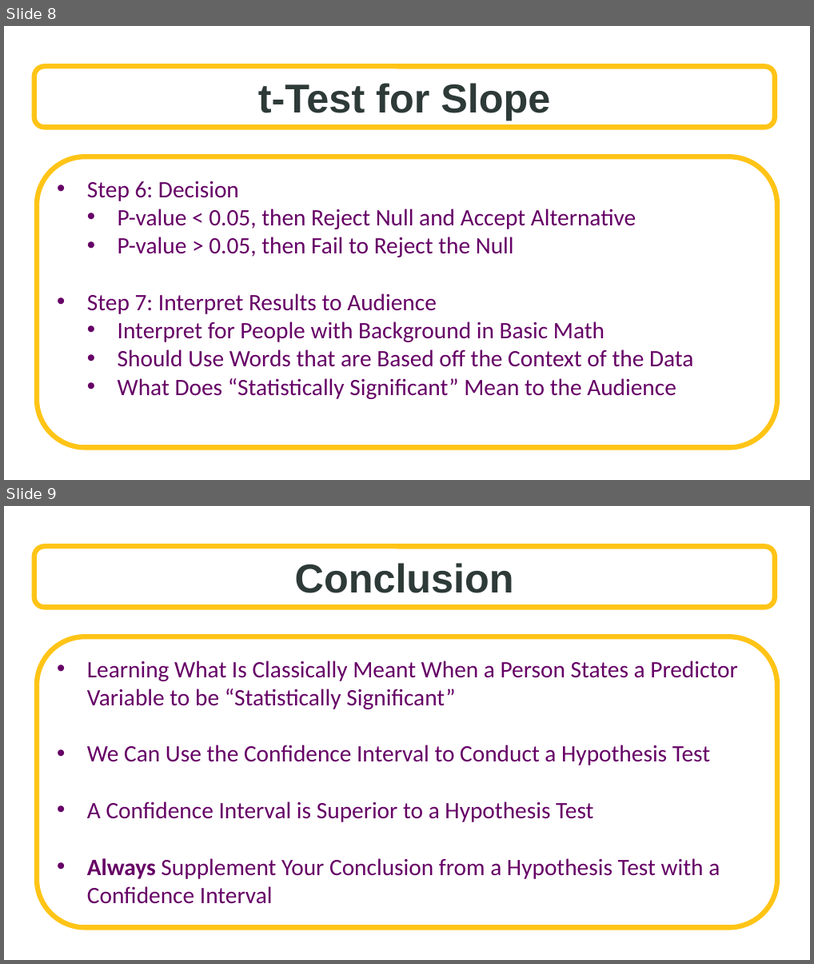
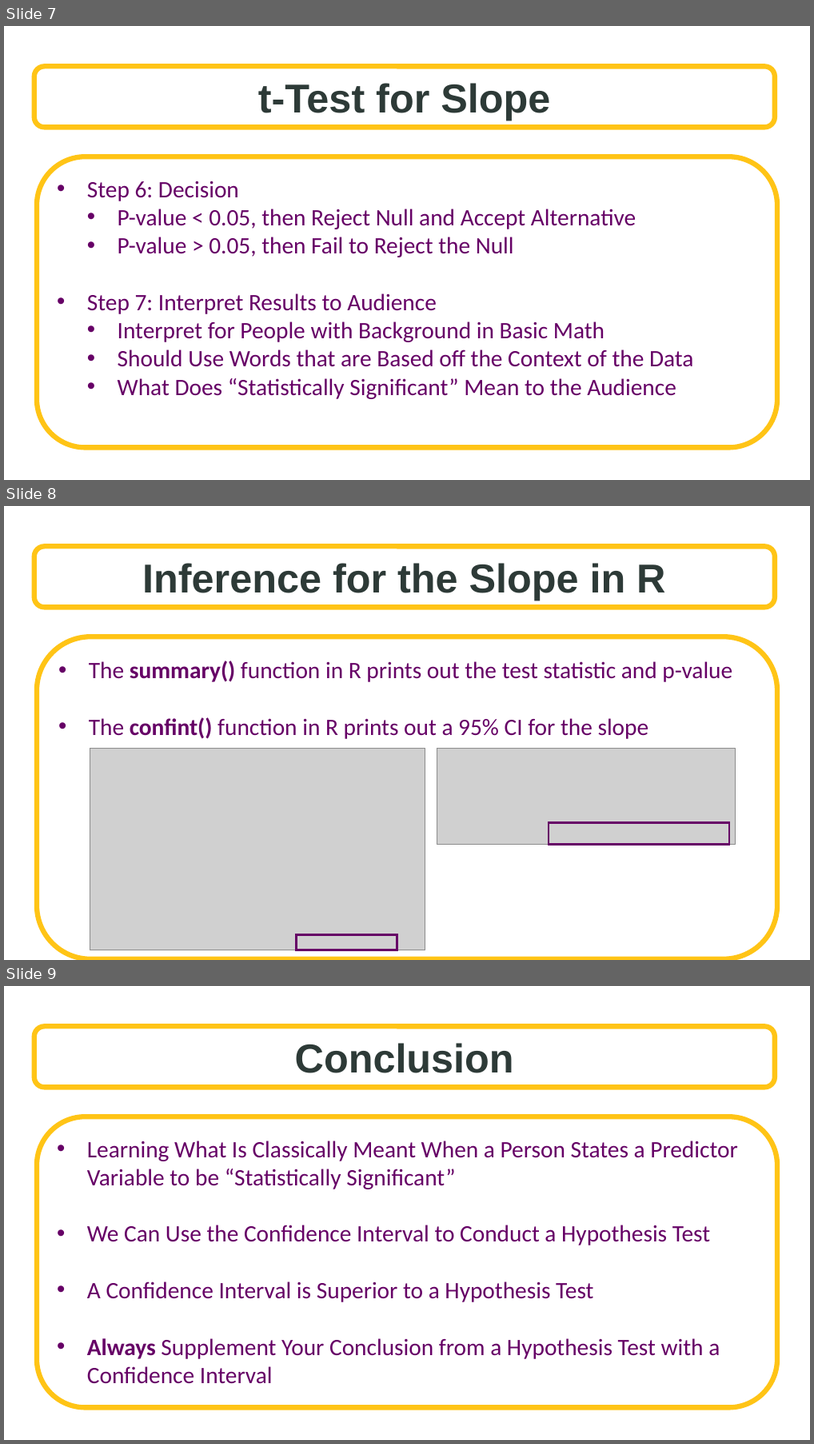
Before and after one commit to SuperMarioGiacomazzo/STOR455_WEBSITE, a slide deck: Lectures/9 - Inference for Regression Slope.pptx. Shown one above the other, each under a label of ours: slides 8 and 9 before the commit, slides 7, 8 and 9 after it. The pictures are 814x964 and 814x1444 pixels, drawn with LibreOffice and Linux fonts; fonts in the diff are those of the drawing; grey boxes stand for pictures; background and template pictures are left out. Boxes give left, top, right and bottom in pixels: in the first picture for what was removed or moved away, otherwise in the second. Text is boxed around its words. In the diff, an @@ line names an element or a change of style, - is before the commit and + after.

```diff
--- a/Lectures/9 - Inference for Regression Slope.pptx
+++ b/Lectures/9 - Inference for Regression Slope.pptx
@@ slide 8 added at (x1=4, y1=506, x2=810, y2=960), background picture (left out) @@
@@ rounded rectangle added at (x1=34, y1=547, x2=775, y2=608), fill #FFFFFF at 70% opacity, outline #FFC416 6 pt, 48 pt, text #2D3A37, bold @@
+Inference for the Slope in R
@@ rounded rectangle added at (x1=37, y1=636, x2=778, y2=959), fill #FFFFFF, outline #FFC416 6 pt, 28 pt, text #660066 @@
+• The summary() function in R prints out the test statistic and p-value
+• The confint() function in R prints out a 95% CI for the slope
@@ picture added at (x1=90, y1=748, x2=426, y2=949) @@
@@ picture added at (x1=438, y1=748, x2=735, y2=844) @@
@@ rectangle added at (x1=549, y1=822, x2=730, y2=844), outline #660066 2.25 pt @@
@@ rectangle added at (x1=296, y1=934, x2=398, y2=949), outline #660066 2.25 pt @@
@@ what was slide 8 is now slide 7 @@
```
Also in this commit, not shown: 1 slide removed, 2 other files.
